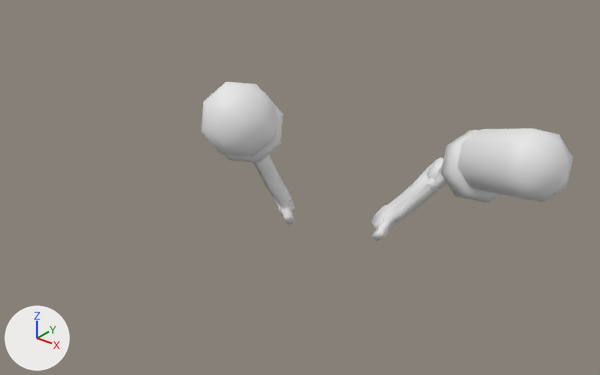
An edit to the Blender file Tools/Models/Items/double_activated.blend, drawn before and after from the same camera.
Rendered twice from a camera (50 mm lens) standing at (71.0, -86.4, 95.6) and looking at (3.2, -1.7, 43.1). Lighting does not change. The marker at lower left points along +X, +Y and +Z.

In view in the first picture: 'double_activated', 'double_activated_'.
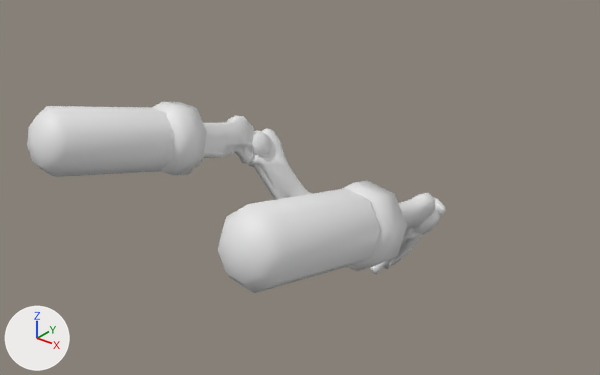
Location of each change, (x1, y1, x2, y2) in pixels of the pictures (600 x 375 px; the box of a moved part takes in the faces that stretch with it):
'double_activated_glas', added: after (27, 106, 381, 293)
'double_activated', reshaped, moved, turned, rescaled: before (225, 92, 501, 241); after (152, 102, 446, 274)
'double_activated_', deleted: before (201, 82, 573, 202)
part 1 of me_double_activated_1, moved or reshaped (not visible before): after (251, 130, 272, 156)
part 2 of me_double_activated_1, moved or reshaped: before (434, 163, 447, 189); after (203, 116, 256, 163)
part 3 of me_double_activated_1, moved or reshaped: before (253, 155, 296, 225); after (248, 128, 312, 200)
part 4 of me_double_activated_1, moved or reshaped: before (441, 130, 501, 203); after (152, 102, 207, 175)
part 5 of me_double_activated_1, moved or reshaped: before (427, 159, 448, 187); after (414, 208, 440, 234)
part 6 of me_double_activated_1, moved or reshaped (not visible before): after (398, 193, 435, 236)
part 7 of me_double_activated_1, moved or reshaped: before (372, 158, 443, 241); after (370, 198, 446, 274)
part 8 of me_double_activated_1, moved or reshaped: before (225, 92, 283, 163); after (342, 180, 407, 271)

Patch to the scene script:
```diff
--- a/Tools/Models/Items/double_activated.blend.py
+++ b/Tools/Models/Items/double_activated.blend.py
@@ me_double_activated_1 @@
 me_double_activated_1.from_pydata(...)  # 704 vertices, 686 faces; spans x -5.0..28.9, y -12.7..19.5, z 1.9..25.6
 # used by ob_double_activated_1; location = (-5.5, 9.1, 24.7); rotation_euler = (-0.639, -0.305, -0.828), in degrees (-37, -17, -47); scale = (1.31, -1.31, 1.31)
+# me_double_activated_1 part 1: the loose piece of 40 vertices spanning x 0.5..4.1, y 11.4..15.0, z 6.4..10.0 is multiplied about its middle by the matrix ((-0.112, -1.225, 0.679), (-1.389, 0.186, 0.107), (0.183, 0.662, 1.226)), then moved by (-19.0, 3.8, 32.5)
+# me_double_activated_1 part 2: the loose piece of 120 vertices spanning x 2.1..14.6, y -9.6..-7.8, z 16.7..24.0 is multiplied about its middle by the matrix ((-0.113, 1.281, -0.579), (-1.393, -0.026, 0.214), (0.184, 0.589, 1.268)), then moved by (-26.7, 16.5, 23.9)
+# me_double_activated_1 part 3: the loose piece of 120 vertices spanning x -4.1..4.1, y 2.6..14.9, z 1.9..9.9 is multiplied about its middle by the matrix ((-0.112, -1.225, 0.679), (-1.389, 0.186, 0.107), (0.183, 0.662, 1.226)), then moved by (-12.6, 10.4, 28.6)
+# me_double_activated_1 part 4: the loose piece of 24 vertices spanning x 11.7..16.4, y -12.7..-4.5, z 17.0..25.6 is multiplied about its middle by the matrix ((-0.113, 1.281, -0.579), (-1.393, -0.026, 0.214), (0.184, 0.589, 1.268)), then moved by (-33.5, 8.7, 25.3)
+# me_double_activated_1 part 5: the loose piece of 40 vertices spanning x -0.4..3.2, y -10.1..-7.5, z 16.8..20.4 is multiplied about its middle by the matrix ((-0.112, -1.225, 0.679), (-1.389, 0.186, 0.107), (0.183, 0.662, 1.226)), then moved by (16.0, 24.1, 20.1)
+# me_double_activated_1 part 6: the loose piece of 120 vertices spanning x 3.0..15.5, y 11.5..17.8, z 6.8..12.0 is multiplied about its middle by the matrix ((-0.113, 1.281, -0.579), (-1.393, -0.026, 0.214), (0.184, 0.589, 1.268)), then moved by (8.5, -8.7, 32.9)
+# me_double_activated_1 part 7: the loose piece of 120 vertices spanning x -5.0..3.2, y -9.7..-6.3, z 6.6..20.4 is multiplied about its middle by the matrix ((-0.112, -1.225, 0.679), (-1.389, 0.186, 0.107), (0.183, 0.662, 1.226)), then moved by (14.2, 26.1, 19.0)
+# me_double_activated_1 part 8: the loose piece of 24 vertices spanning x 12.6..17.3, y 11.1..19.5, z 5.8..14.2 is multiplied about its middle by the matrix ((-0.113, 1.281, -0.579), (-1.393, -0.026, 0.214), (0.184, 0.589, 1.268)), then moved by (2.7, -17.2, 34.4)
@@ ob_double_activated @@
-ob_double_activated = bpy.data.objects.new('double_activated_', me_double_activated)
@@ ob_double_activated_1 @@
 ob_double_activated_1 = bpy.data.objects.new('double_activated', me_double_activated_1)
-ob_double_activated_1.location = (-5.5, 9.1, 24.7)
-ob_double_activated_1.rotation_euler = (-0.639, -0.305, -0.828)  # degrees (-37, -17, -47)
-ob_double_activated_1.scale = (1.31, -1.31, 1.31)
+ob_double_activated_1.location = (-0.5, -4.9, -0.9)
@@ ob_double_activated_glas @@
+ob_double_activated_glas = bpy.data.objects.new('double_activated_glas', me_double_activated_glas)  # 50 vertices, 48 faces; spans x -27.5..22.5, y -24.7..-0.2, z 40.8..56.2
+ob_double_activated_glas.location = (-0.5, -4.9, -0.9)
```
